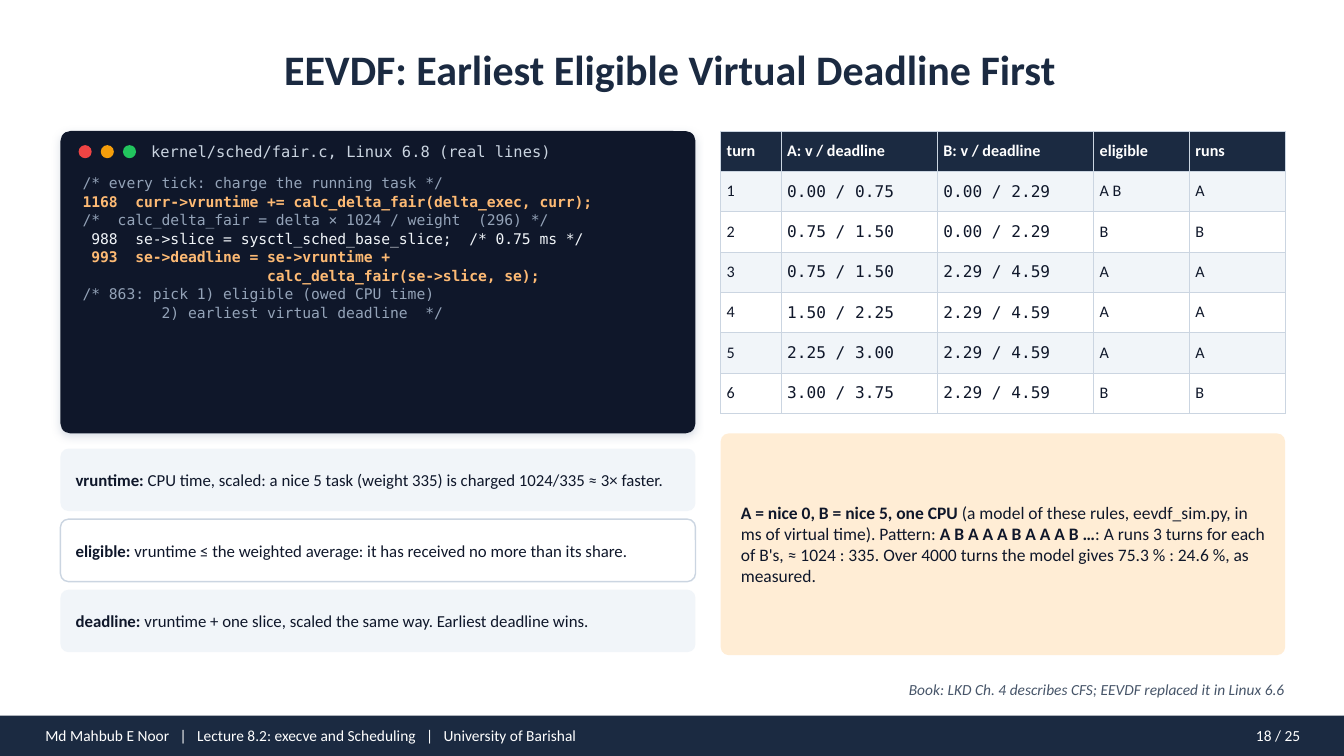
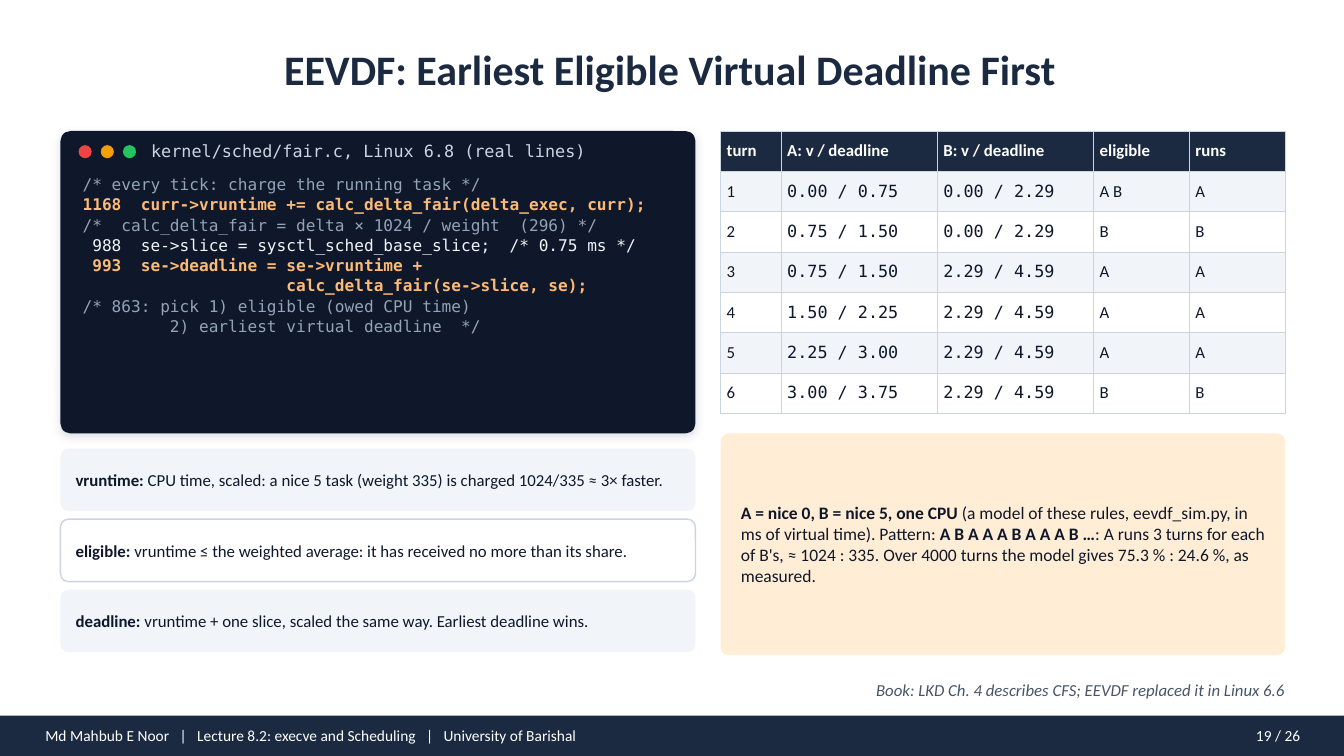
Before and after one commit to mahbubnoor/Introduction-to-system-programming, a slide deck: slide 19 of decks/lecture_08.2.pptx (slide 18 before the commit). Drawn at 1344x756 pixels with LibreOffice and Linux fonts; fonts in the diff are those of the drawing. Boxes give left, top, right and bottom in pixels: in the first picture for what was removed or moved away, otherwise in the second. Text is boxed around its words. In the diff, an @@ line names an element or a change of style, - is before the commit and + after.

```diff
--- a/decks/lecture_08.2.pptx
+++ b/decks/lecture_08.2.pptx
@@ text "kernel/sched/fair.c, Linux 6.8 (real lines)" at (151,144,586,160): size 11 to 12 pt @@
@@ table at (721,131,1286,403) @@
@@ size 11.5 to 12 pt @@
@@ text "/* every tick: charge the ..." at (83,178,645,334): size 10.5 to 11.5 pt @@
@@ text "Book: LKD Ch. 4 describes ..." at (876,684,1284,699): size 11 to 12 pt @@
@@ text at (1256,730,1301,741): text changed @@
-18 / 25
+19 / 26
```
Also in this commit, not shown: 24 other slides changed, 1 slide added, 25 other files.
